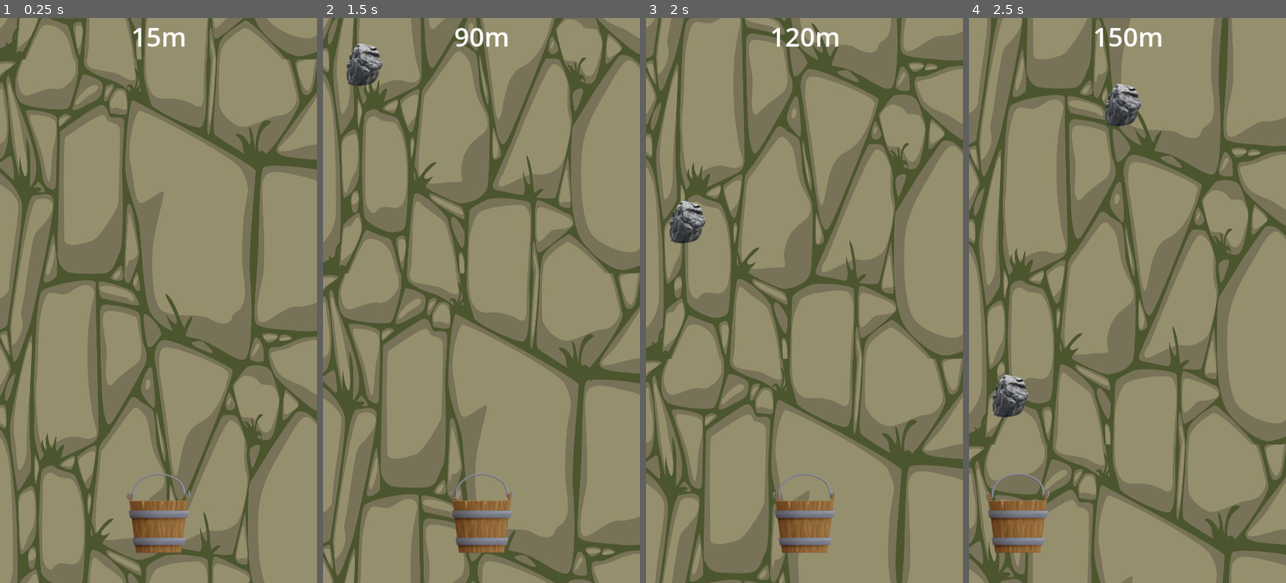
Above: before the commit, frames 1-4 (left to right).
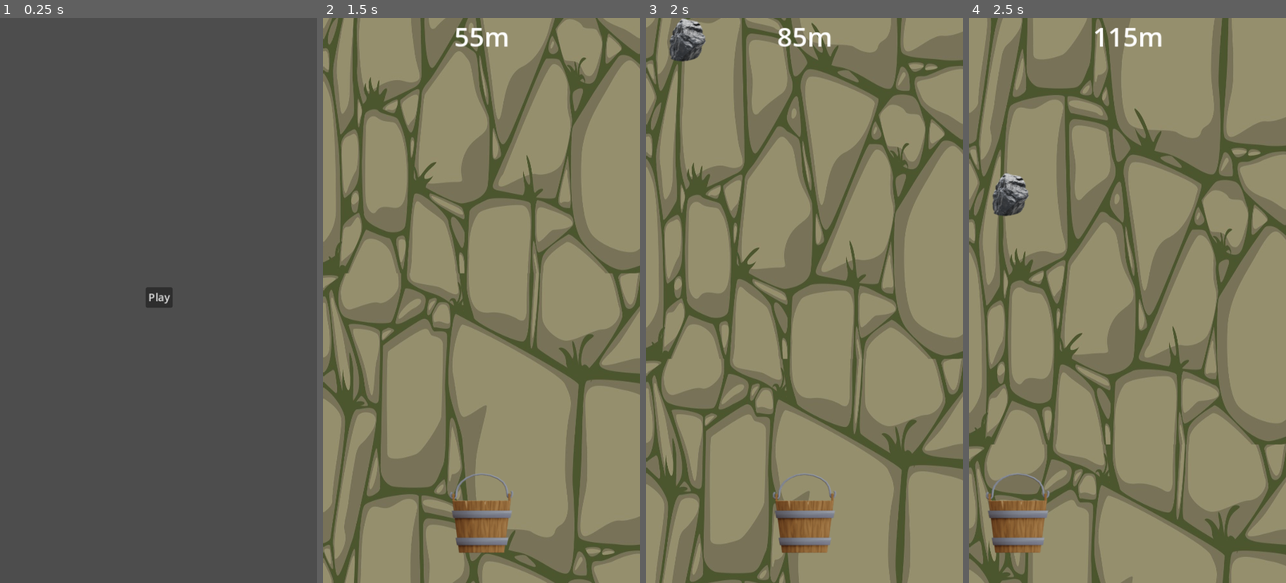
Above: after the commit, the same moments.

Repository: RehmahMuneeb/WWC
Game: Godot game, scene res://scenes/main.tscn
The game is run twice, just before and just after one commit, with the same random seed, the same clock (stepped at 60 frames per second) and the same inputs. Before the commit the project starts from res://scenes/level.tscn.
Inputs (mouse positions are in pixels of both pictures, inside the frame that each line leads up to):
- Up to frame 1 (0.25 s): no input
- Up to frame 2 (1.5 s): click (481, 294) at 0.5 s, where only the run after the commit has a clickable "Play"; move the mouse to (551, 272) at 1.27 s; click (551, 272) at 1.42 s
- Up to frame 3 (2 s): no input
- Up to frame 4 (2.5 s): drag from (1064, 328) to (1007, 221) at 2.02 s

The runs differ from the first frame. In frame 1, 98% of the frame differs, in the area x 0-100%, y 0-100%; in frame 2, 0.8%; in frame 3, 1.6%; in frame 4, 2.1%.

Commit message:
main screen mvp

Diff:
--- a/project.godot
+++ b/project.godot
@@ -11,7 +11,7 @@
 [application]
 
 config/name="WWC"
-run/main_scene="res://scenes/level.tscn"
+run/main_scene="res://scenes/main.tscn"
 config/features=PackedStringArray("4.3", "Forward Plus")
 config/icon="res://icon.svg"
 
--- /dev/null
+++ b/scenes/main.tscn
@@ -0,0 +1,32 @@
+[gd_scene load_steps=2 format=3 uid="uid://b1bt4udrrmx0d"]
+
+[ext_resource type="Script" path="res://scripts/main.gd" id="1_fsboc"]
+
+[node name="Main" type="Control"]
+layout_mode = 3
+anchors_preset = 15
+anchor_right = 1.0
+anchor_bottom = 1.0
+grow_horizontal = 2
+grow_vertical = 2
+script = ExtResource("1_fsboc")
+
+[node name="VBoxContainer" type="VBoxContainer" parent="."]
+layout_mode = 1
+anchors_preset = 8
+anchor_left = 0.5
+anchor_top = 0.5
+anchor_right = 0.5
+anchor_bottom = 0.5
+offset_left = -20.5
+offset_top = -20.0
+offset_right = 20.5
+offset_bottom = 20.0
+grow_horizontal = 2
+grow_vertical = 2
+
+[node name="Play" type="Button" parent="VBoxContainer"]
+layout_mode = 2
+text = "Play"
+
+[connection signal="pressed" from="VBoxContainer/Play" to="." method="_on_play_pressed"]
--- /dev/null
+++ b/scripts/main.gd
@@ -0,0 +1,16 @@
+extends Control
+
+
+# Called when the node enters the scene tree for the first time.
+func _ready() -> void:
+	pass # Replace with function body.
+
+
+# Called every frame. 'delta' is the elapsed time since the previous frame.
+func _process(delta: float) -> void:
+	pass
+
+
+func _on_play_pressed():
+	#var game_scene = load("res://scenes/level.tscn")
+	get_tree().change_scene_to_file("res://scenes/level.tscn")
